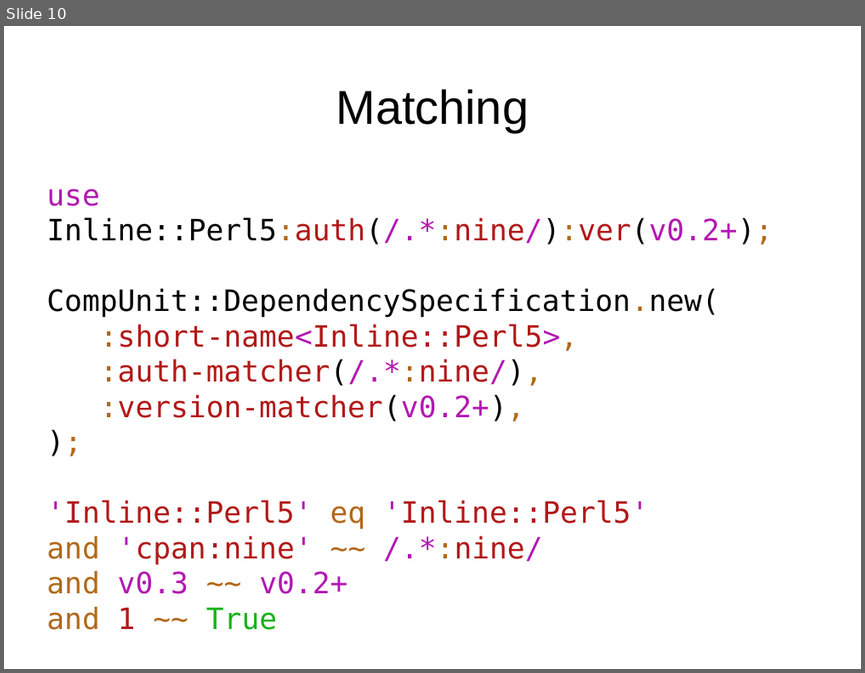
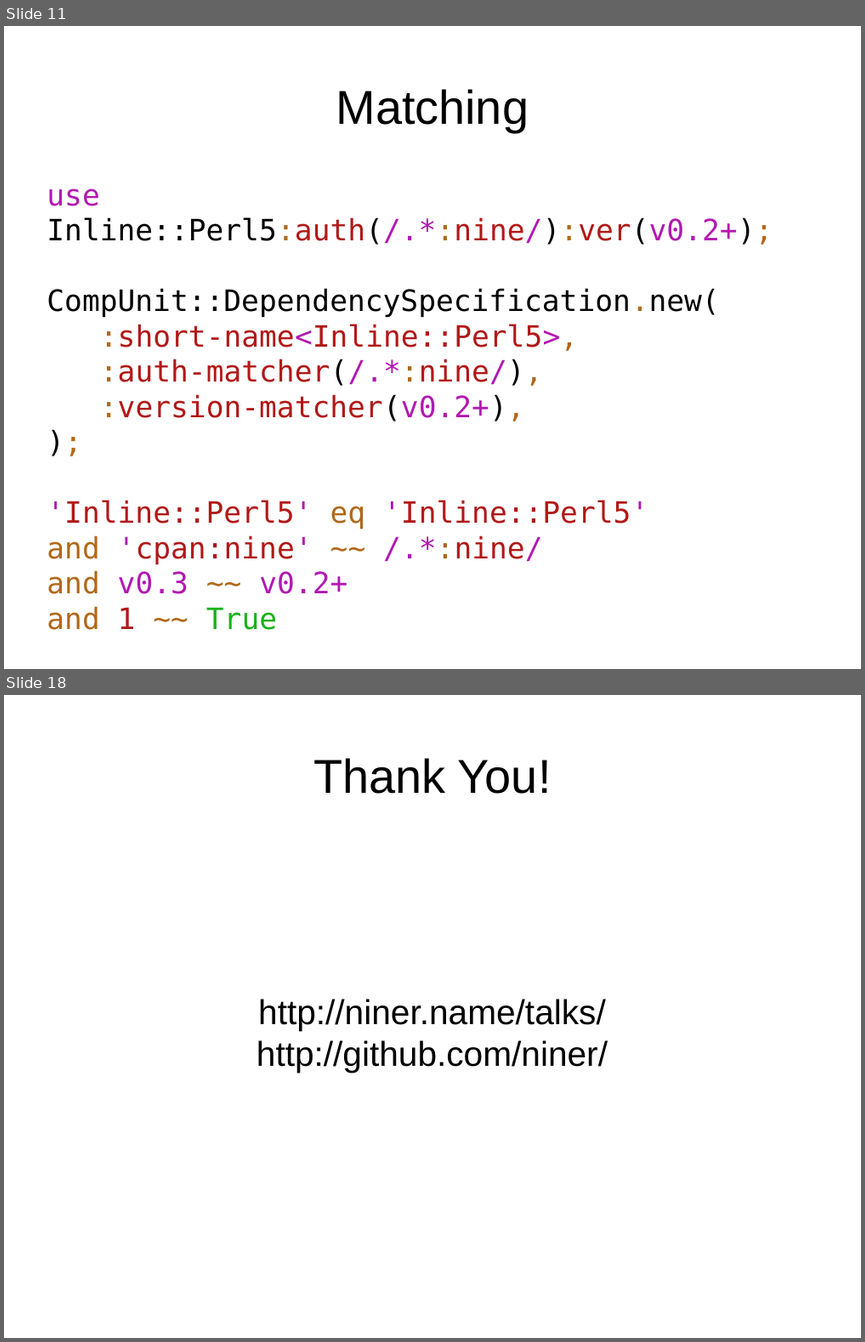
Before and after one commit to niner/talks, a slide deck: A look behind the curtains - module loading in Perl 6/Module loading in Perl 6.odp. Shown one above the other, each under a label of ours: slide 10 before the commit, slides 11 and 18 after it; the slides between them are not shown. The pictures are 865x673 and 865x1342 pixels, drawn with LibreOffice and Linux fonts; fonts in the diff are those of the drawing. Boxes give left, top, right and bottom in pixels: in the first picture for what was removed or moved away, otherwise in the second. Text is boxed around its words. In the diff, an @@ line names an element or a change of style, - is before the commit and + after.

```diff
--- a/A look behind the curtains - module loading in Perl 6/Module loading in Perl 6.odp
+++ b/A look behind the curtains - module loading in Perl 6/Module loading in Perl 6.odp
@@ slide 18 added at (4,695,861,1338), background #FFFFFF @@
@@ title added at (313,758,551,794), 44 pt, text #000000 @@
+Thank You!
@@ subtitle added at (256,998,608,1072), 32 pt, text #000000 @@
+http://niner.name/talks/
+http://github.com/niner/
@@ what was slide 10 is now slide 11 @@
```
Also in this commit, not shown: 2 slides changed, 6 other slides added, 5 other files.
